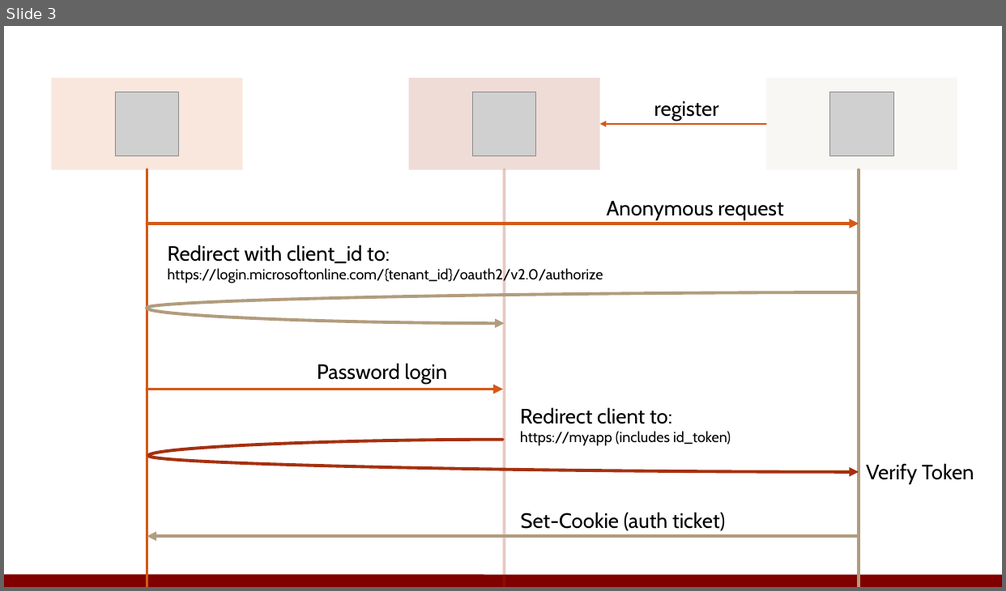
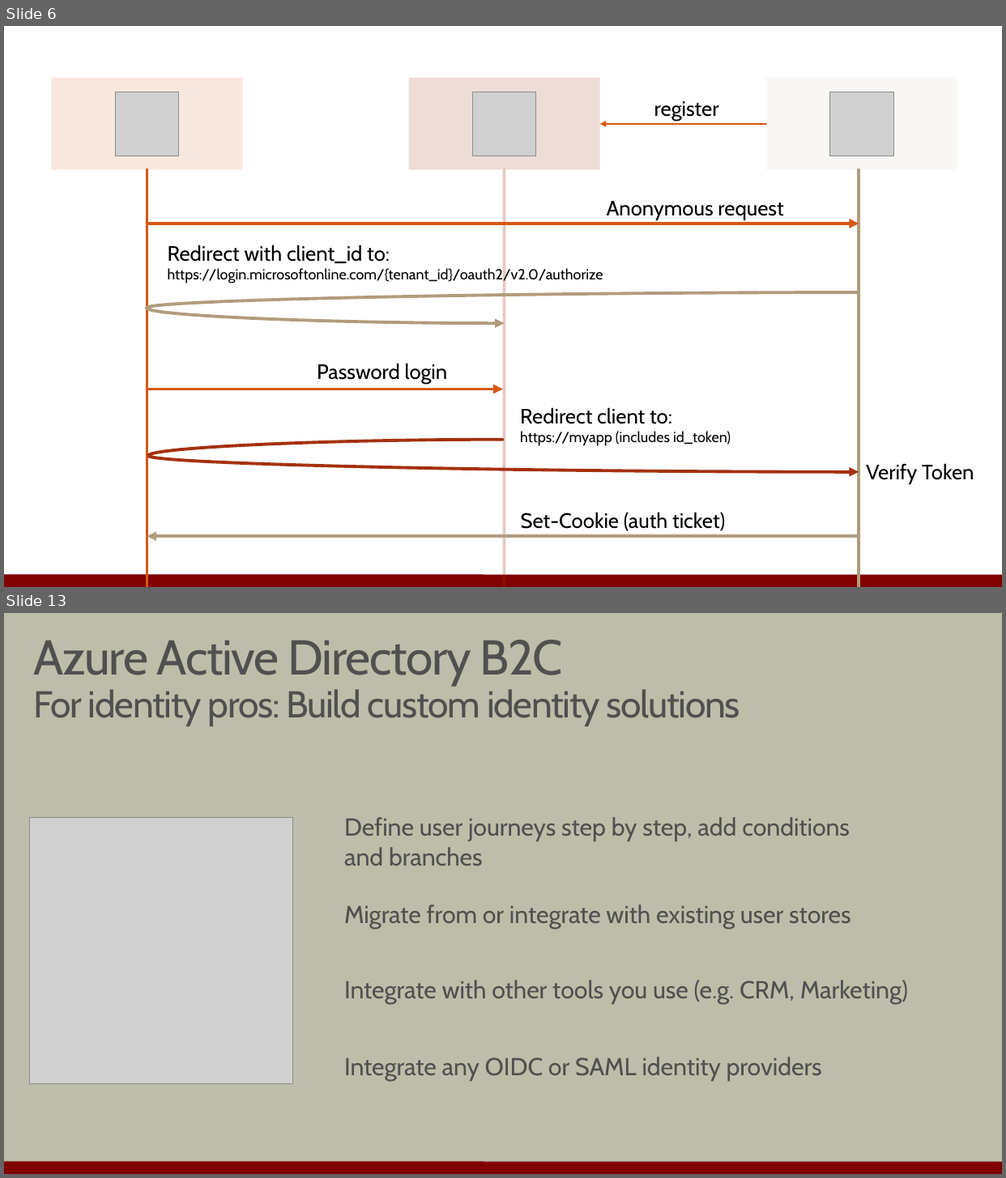
Before and after one commit to OdeToCode/classes, a slide deck: azure/secure-services-m4-azuread.pptx. Shown one above the other, each under a label of ours: slide 3 before the commit, slides 6 and 13 after it; the slides between them are not shown. The pictures are 1006x591 and 1006x1178 pixels, drawn with LibreOffice and Linux fonts; fonts in the diff are those of the drawing; grey boxes stand for pictures; background and template pictures are left out. Boxes give left, top, right and bottom in pixels: in the first picture for what was removed or moved away, otherwise in the second. Text is boxed around its words. In the diff, an @@ line names an element or a change of style, - is before the commit and + after.

Commit message:
updated azure content

```diff
--- a/azure/secure-services-m4-azuread.pptx
+++ b/azure/secure-services-m4-azuread.pptx
@@ slide 13 added at (x1=4, y1=613, x2=1002, y2=1174), background #BDBDA9; not listed: 1 template element that a slide beside it also shows @@
@@ text added at (x1=33, y1=640, x2=740, y2=726), 36 pt, text #505050 @@
+Azure Active Directory B2C
+For identity pros: Build custom identity solutions
@@ picture added at (x1=29, y1=817, x2=293, y2=1084) @@
@@ text added at (x1=344, y1=817, x2=850, y2=866), 23.5 pt, text #505050 @@
+Define user journeys step by step, add conditions and branches
@@ text added at (x1=344, y1=905, x2=850, y2=929), 23.5 pt, text #505050 @@
+Migrate from or integrate with existing user stores
@@ text added at (x1=344, y1=980, x2=908, y2=1004), 23.5 pt, text #505050 @@
+Integrate with other tools you use (e.g. CRM, Marketing)
@@ text added at (x1=344, y1=1057, x2=822, y2=1081), 23.5 pt, text #505050 @@
+Integrate any OIDC or SAML identity providers
@@ what was slide 3 is now slide 6 @@
```
Also in this commit, not shown: 10 other slides added, 1 slide removed, 4 other files.
